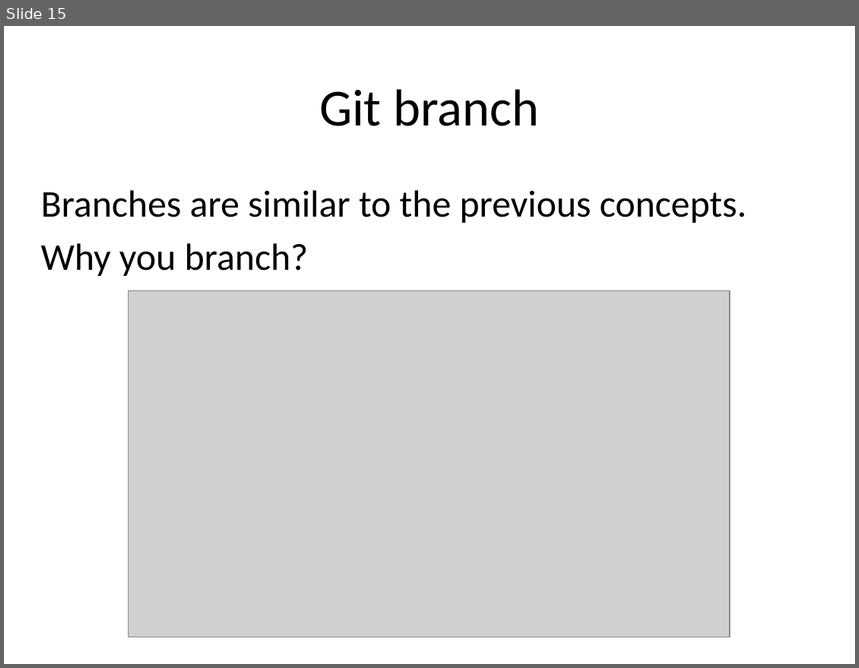
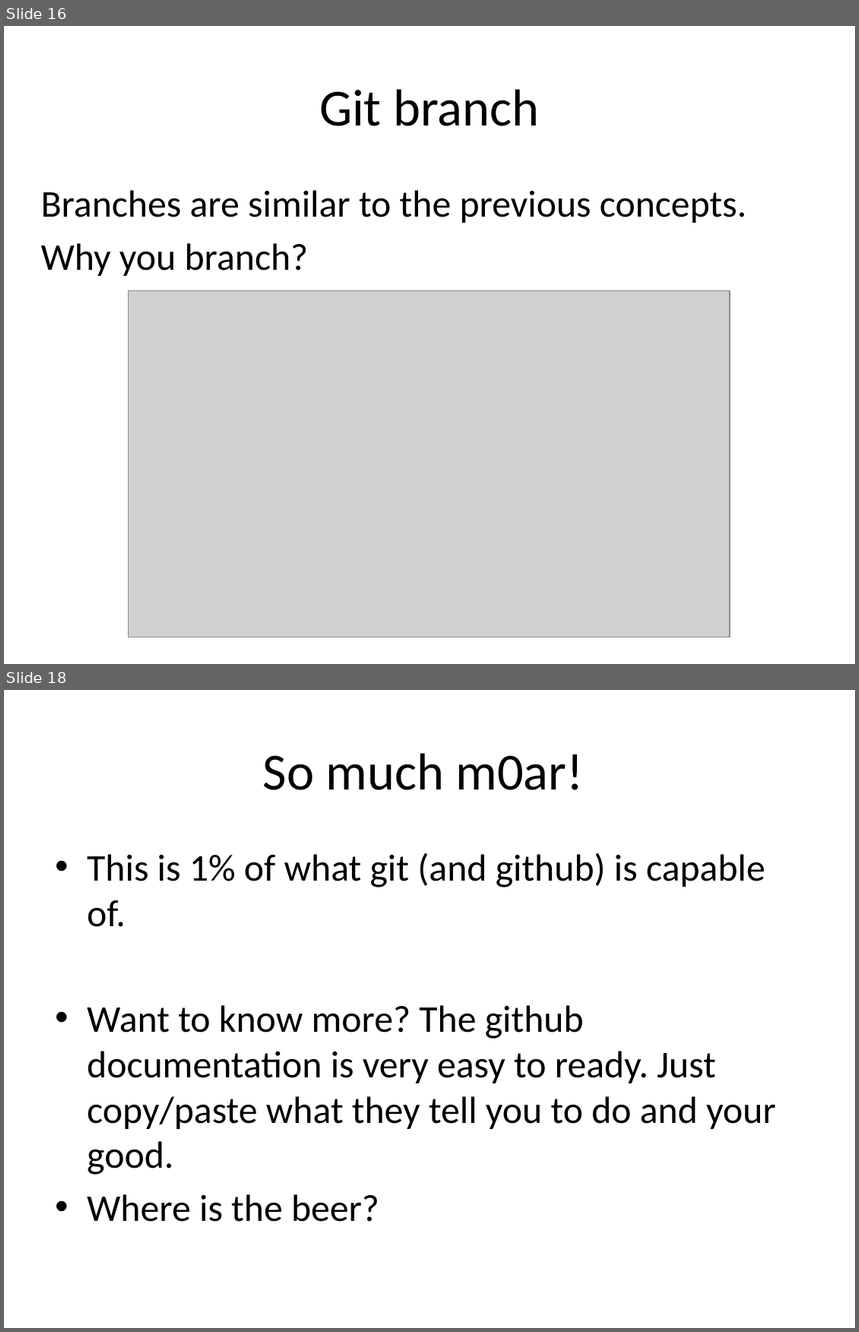
Before and after one commit to jtian1167/SLP-demo, a slide deck: SLP github.pptx. Shown one above the other, each under a label of ours: slide 15 before the commit, slides 16 and 18 after it; the slides between them are not shown. The pictures are 859x668 and 859x1332 pixels, drawn with LibreOffice and Linux fonts; fonts in the diff are those of the drawing; grey boxes stand for pictures. Boxes give left, top, right and bottom in pixels: in the first picture for what was removed or moved away, otherwise in the second. Text is boxed around its words. In the diff, an @@ line names an element or a change of style, - is before the commit and + after.

```diff
--- a/SLP github.pptx
+++ b/SLP github.pptx
@@ slide 18 added at bbox=[4, 690, 855, 1328], background #FFFFFF @@
@@ title added at bbox=[263, 753, 584, 790], 44 pt, text #000000 @@
+So much m0ar!
@@ text added at bbox=[87, 853, 776, 1222], 32 pt, text #000000 @@
+• This is 1% of what git (and github) is capable of.
+• Want to know more? The github documentation is very easy to ready. Just copy/paste what they tell you to do and your good.
+• Where is the beer?
@@ what was slide 15 is now slide 16 @@
```
Also in this commit, not shown: 4 slides changed, 1 other slide added.
